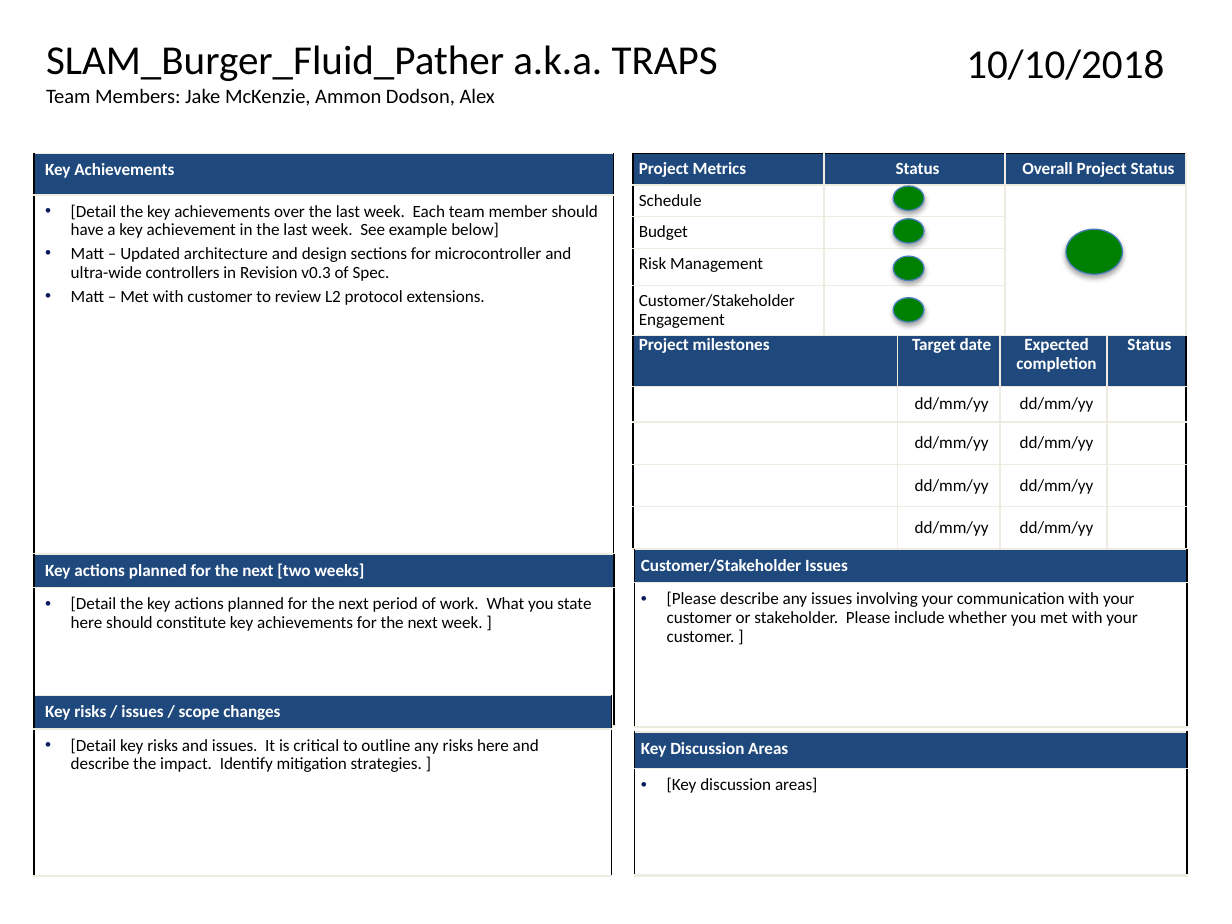
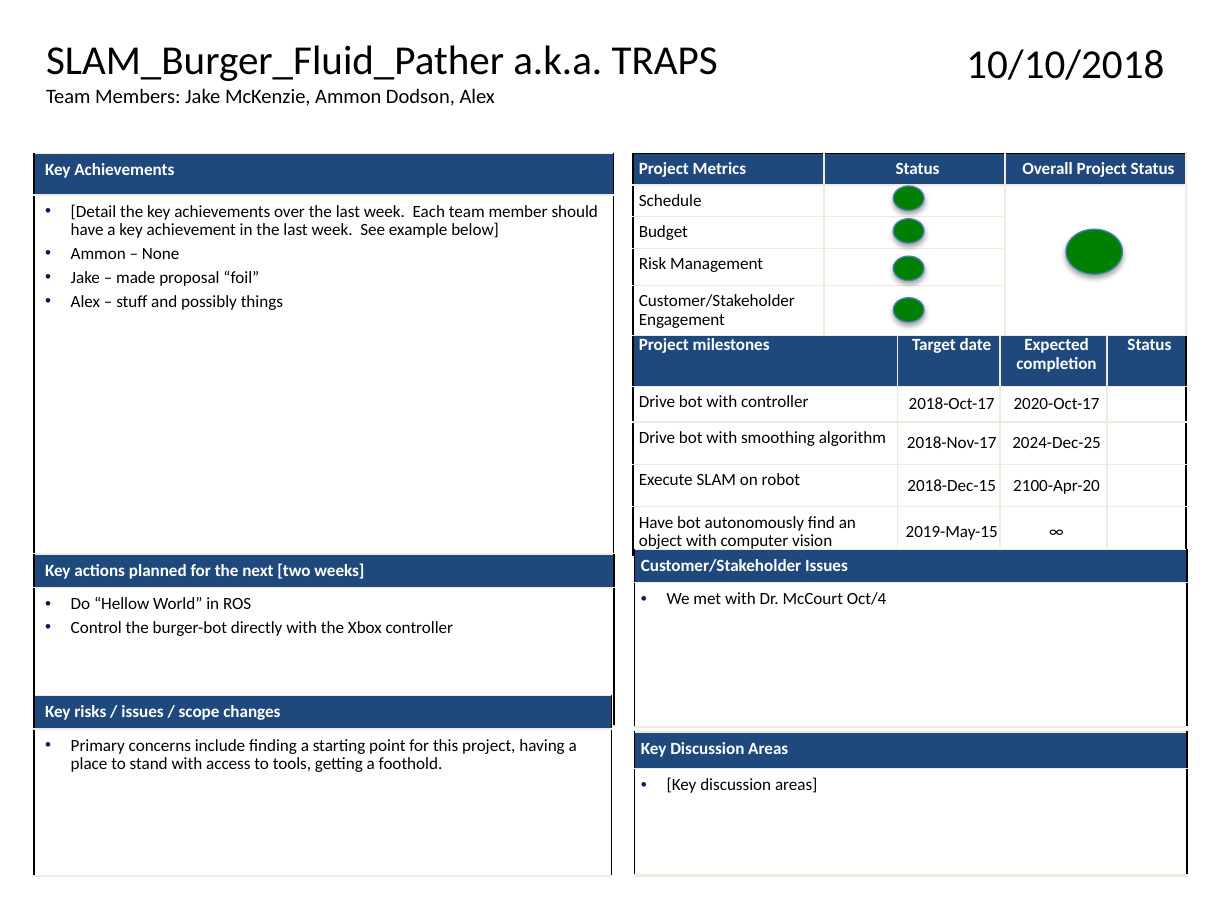
Before and after one commit to jakemckenzie/WeeklyReports, a slide deck: slide 1 of 10.10.pptx. Drawn at 1232x924 pixels with LibreOffice and Linux fonts; fonts in the diff are those of the drawing. Boxes give left, top, right and bottom in pixels: in the first picture for what was removed or moved away, otherwise in the second. Text is boxed around its words. In the diff, an @@ line names an element or a change of style, - is before the commit and + after.

Commit message:
Fall week 3 report.

```diff
--- a/10.10.pptx
+++ b/10.10.pptx
@@ table at (x1=34, y1=154, x2=615, y2=554) @@
-row 2, column 1: [Detail the key achievements over the last week. Each team member should have a key achievement in the last week. See example below] / Matt – Updated architecture and design sections for microcontroller and ultra-wide controllers in Revision v0.3 of Spec. / Matt – Met with customer to review L2 protocol extensions.
+row 2, column 1: [Detail the key achievements over the last week. Each team member should have a key achievement in the last week. See example below] / Ammon – None / Jake – made proposal “foil” / Alex – stuff and possibly things
@@ table at (x1=633, y1=330, x2=1186, y2=557) @@
-row 2:  | dd/mm/yy | dd/mm/yy | 
+row 2: Drive bot with controller | 2018-Oct-17 | 2020-Oct-17 | 
-row 3:  | dd/mm/yy | dd/mm/yy | 
+row 3: Drive bot with smoothing algorithm | 2018-Nov-17 | 2024-Dec-25 | 
-row 4:  | dd/mm/yy | dd/mm/yy | 
+row 4: Execute SLAM on robot | 2018-Dec-15 | 2100-Apr-20 | 
-row 5:  | dd/mm/yy | dd/mm/yy | 
+row 5: Have bot autonomously find an object with computer vision | 2019-May-15 | ∞ | 
@@ table at (x1=34, y1=554, x2=615, y2=726) @@
-row 2, column 1: [Detail the key actions planned for the next period of work. What you state here should constitute key achievements for the next week. ]
+row 2, column 1: Do “Hellow World” in ROS / Control the burger-bot directly with the Xbox controller
@@ table at (x1=634, y1=549, x2=1188, y2=727) @@
-row 2, column 1: [Please describe any issues involving your communication with your customer or stakeholder. Please include whether you met with your customer. ]
+row 2, column 1: We met with Dr. McCourt Oct/4
@@ table at (x1=34, y1=696, x2=612, y2=876) @@
-row 2, column 1: [Detail key risks and issues. It is critical to outline any risks here and describe the impact. Identify mitigation strategies. ]
+row 2, column 1: Primary concerns include finding a starting point for this project, having a place to stand with access to tools, getting a foothold.
```
